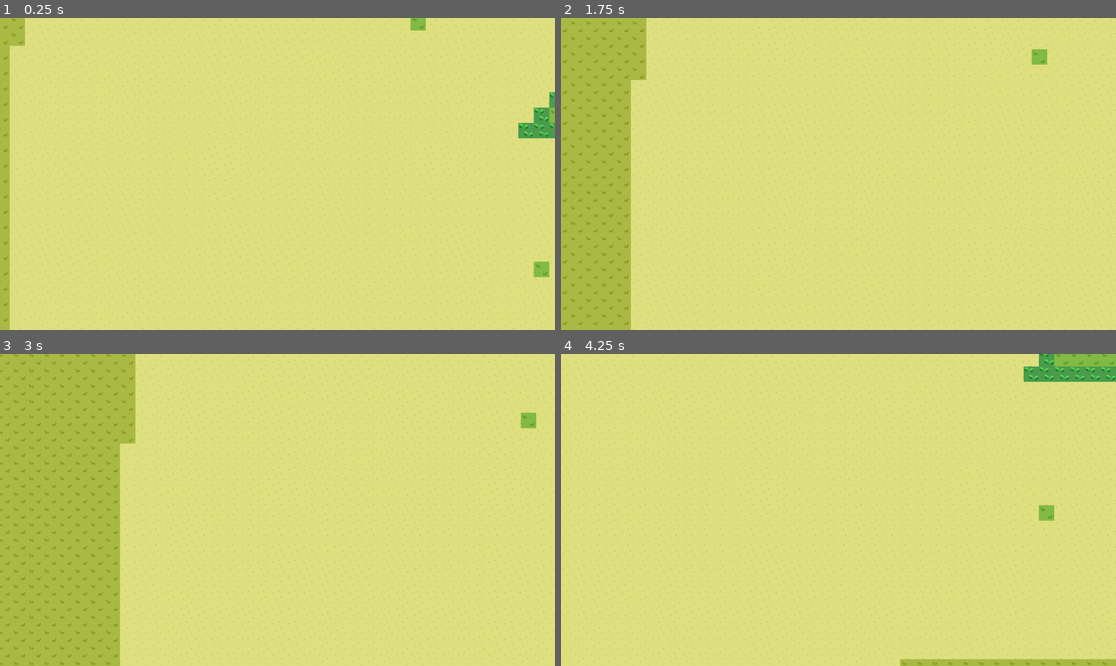
Above: before the commit, frames 1-4 (two rows, left to right).
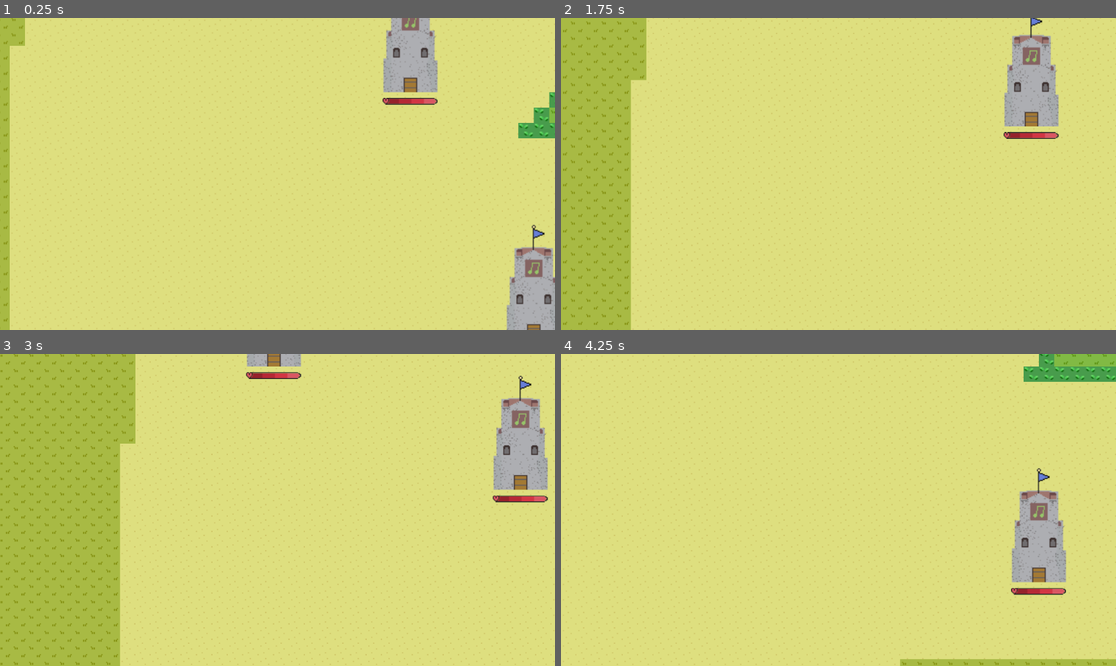
Above: after the commit, the same moments.

Repository: Rice-COMP-460-BB-Group/beatlaner-main
Game: Godot game, scene res://main/Main.tscn
Same seed, same stepped clock (60 frames per second), same inputs: the game is played once before the commit and once after it.
Inputs (mouse positions are in pixels of both pictures, inside the frame that each line leads up to):
- Up to frame 1 (0.25 s): no input
- Up to frame 2 (1.75 s): tap Enter at 0.5 s; move the mouse to (960, 158) at 0.52 s; click (960, 158) at 0.67 s; tap Space at 1.25 s; drag from (727, 189) to (810, 236) at 1.27 s
- Up to frame 3 (3 s): move the mouse to (333, 441) at 2.02 s; click (333, 441) at 2.17 s; drag from (249, 572) to (111, 463) at 2.77 s
- Up to frame 4 (4.25 s): move the mouse to (1005, 556) at 3.52 s; click (1005, 556) at 3.67 s

The runs differ from the first frame. In frame 1, 4.5% of the frame differs, in the area x 68-100%, y 0-100%; in frame 2, 2.8%; in frame 3, 3.4%; in frame 4, 2.8%.

Commit message:
towers now spawn

Diff:
--- a/main/Tower.tscn
+++ b/main/Tower.tscn
@@ -1,8 +1,8 @@
-[gd_scene load_steps=4 format=3 uid="uid://mw2fg7l8ag1c"]
+[gd_scene load_steps=4 format=3 uid="uid://ttjimvvj2d3a"]
 
 [ext_resource type="Script" path="res://scripts/Tower.gd" id="1_15l20"]
 [ext_resource type="Texture2D" uid="uid://c6vob683c35dk" path="res://assets/tower.png" id="2_qjxk3"]
-[ext_resource type="PackedScene" uid="uid://bd5imx0piptlg" path="res://scenes/HealthBar.tscn" id="3_cr38n"]
+[ext_resource type="PackedScene" uid="uid://bd5imx0piptlg" path="res://healthbar/HealthBar.tscn" id="3_cr38n"]
 
 [node name="Tower" type="Node2D"]
 script = ExtResource("1_15l20")
--- a/minions/spawner.gd
+++ b/minions/spawner.gd
@@ -2,6 +2,8 @@
 
 
 var minionScene = load("res://minions/minion.tscn")
+
+var towerScene = load("res://main/Tower.tscn")
 var minion_count = 0
 var spawn_points = {}
 
@@ -12,6 +14,12 @@
 	for i in get_children():
 		if i is Marker2D:
 			spawn_points[i.name] = i
+
+	for sp in spawn_points.values():
+		var tower = towerScene.instantiate()
+		tower.position = sp.position
+		var main = get_parent()
+		main.add_child(tower)
 
 
 	 # Replace with function body.
--- a/scripts/Tower.gd
+++ b/scripts/Tower.gd
@@ -4,7 +4,7 @@
 var current_health: int
 
 func _ready():
-	position = get_viewport_rect().size / 2
+
 	$Sprite2D.centered = true
 	current_health = max_health
 	$HealthBar.update(current_health, max_health)
